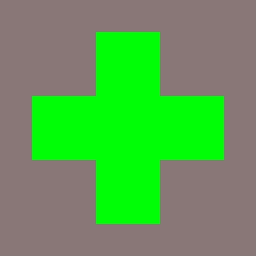
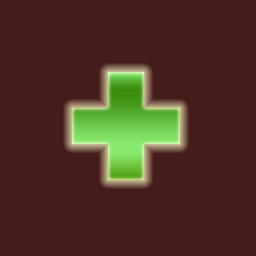
Before/after of a 256x256 layered artwork. What changed in the layer stack:
painted on "Shape 2" over box(0, 0, 256, 256)
added layer "Layer 1" over box(0, 0, 256, 256)
